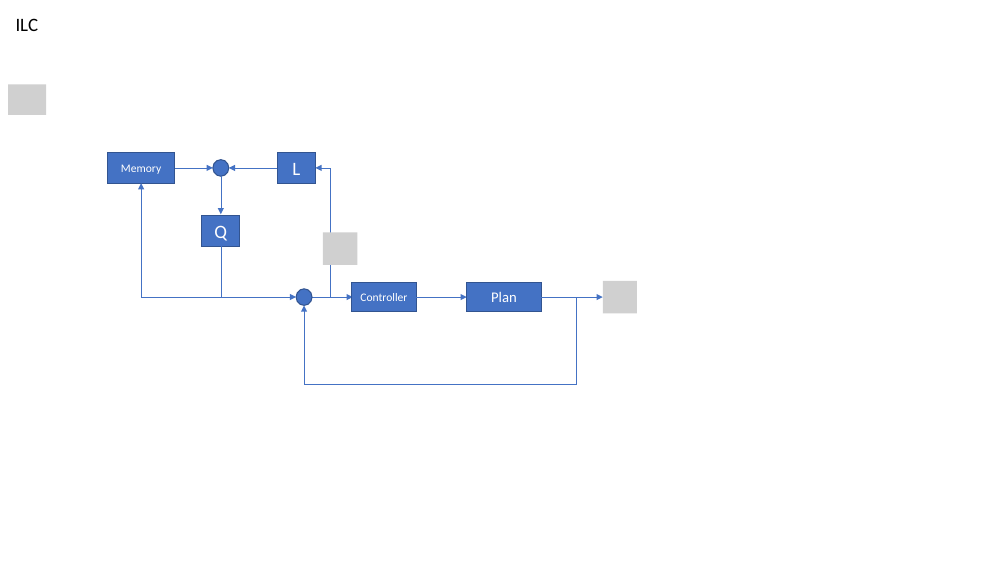
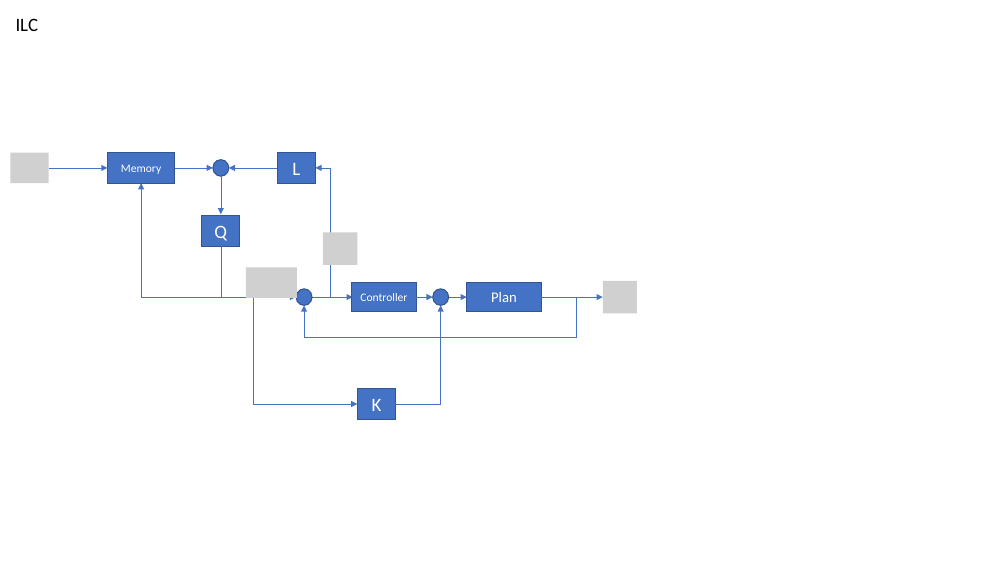
Before and after one commit to Haoran-Zhao/Magentic-swimmer-AdaptiveControl, a slide deck: slide 5 of citation/citations.pptx. Drawn at 1008x567 pixels with LibreOffice and Linux fonts; fonts in the diff are those of the drawing; grey boxes stand for pictures. Boxes give left, top, right and bottom in pixels: in the first picture for what was removed or moved away, otherwise in the second. Text is boxed around its words. In the diff, an @@ line names an element or a change of style, - is before the commit and + after.

```diff
--- a/citation/citations.pptx
+++ b/citation/citations.pptx
@@ picture removed at (8, 85, 46, 115) @@
@@ picture added at (11, 153, 48, 183) @@
@@ arrow added from (48, 168) to (107, 168), #4472C4 0.5 pt @@
@@ picture added at (246, 268, 296, 298) @@
@@ elbow arrow added from (253, 297) to (358, 404), #4472C4 0.5 pt @@
@@ elbow arrow (578, 297) - (304, 306): route changed @@
@@ arrow added from (416, 297) to (433, 297), #4472C4 0.5 pt @@
@@ ellipse added at (433, 289, 448, 306), fill #4472C4, outline #325491 1 pt @@
@@ arrow moved from (416, 297) - (467, 297) to (448, 297) - (467, 297) @@
@@ elbow arrow added from (395, 404) to (441, 306), #4472C4 0.5 pt @@
@@ rectangle added at (358, 389, 395, 419), fill #4472C4, outline #325491 1 pt, 18 pt, text #FFFFFF @@
+K
```
Also in this commit, not shown: 2 other files.
